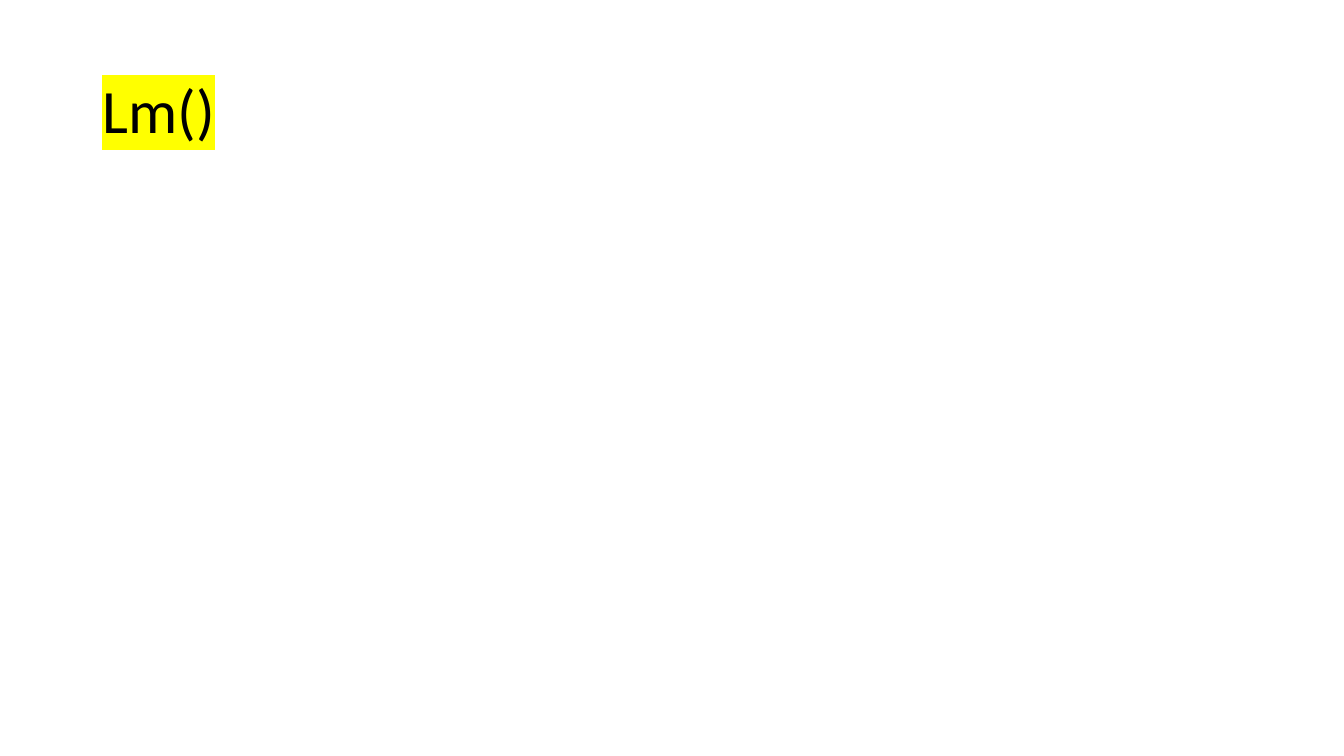
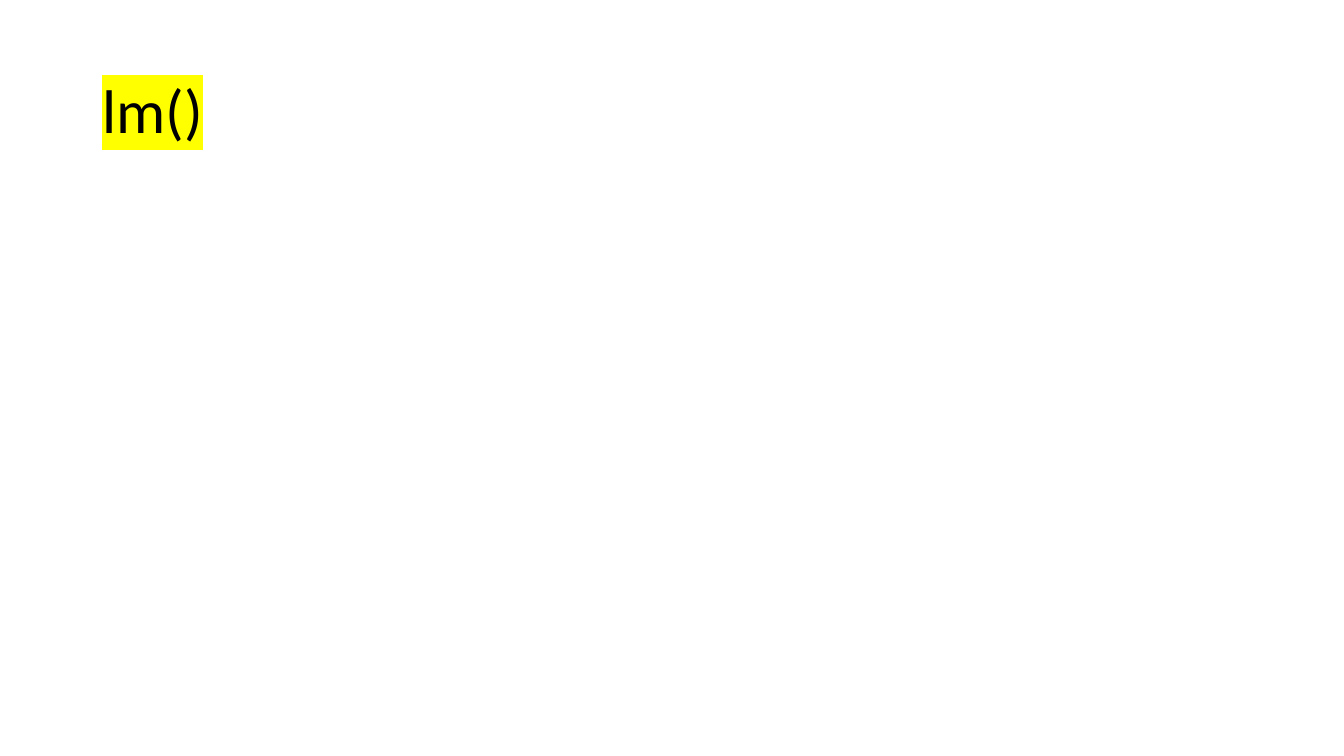
Before and after one commit to robgaray/PhD_Course_Practice_03, a slide deck: slide 17 of 3_Presentations/Sesion_3_Practica.pptx. Drawn at 1344x756 pixels with LibreOffice and Linux fonts; fonts in the diff are those of the drawing; background and template pictures are left out. Boxes give left, top, right and bottom in pixels: in the first picture for what was removed or moved away, otherwise in the second. Text is boxed around its words. In the diff, an @@ line names an element or a change of style, - is before the commit and + after.

```diff
--- a/3_Presentations/Sesion_3_Practica.pptx
+++ b/3_Presentations/Sesion_3_Practica.pptx
@@ title at (x1=102, y1=88, x2=203, y2=142): text changed @@
-Lm()
+lm()
```
Also in this commit, not shown: 6 slides added, 1 other file.
